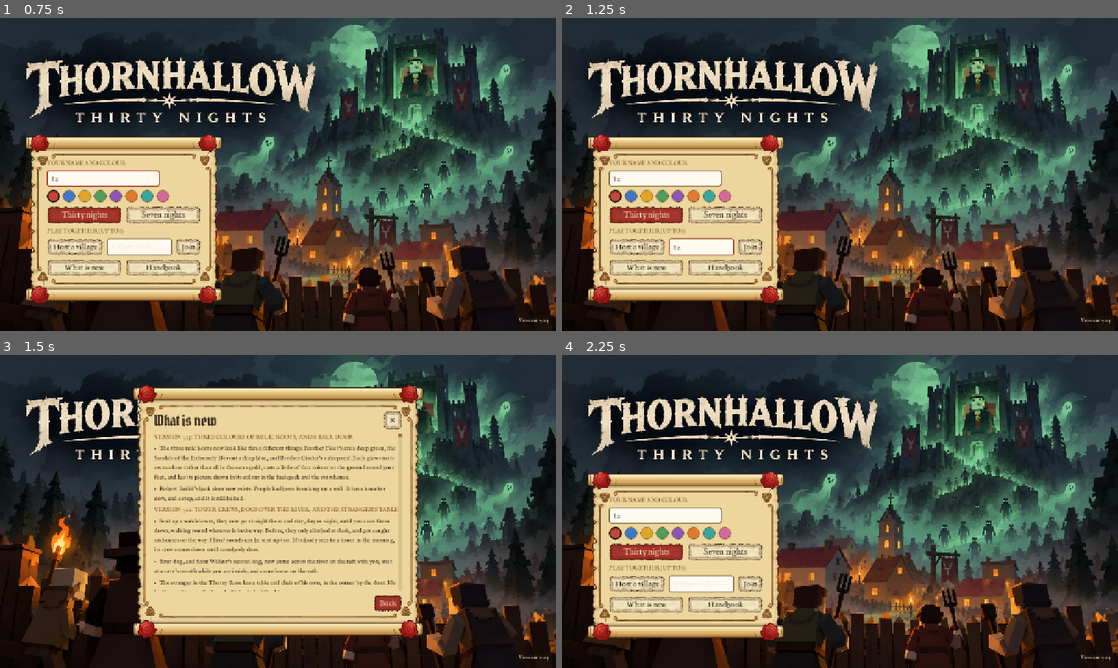
Above: before the commit, frames 1-4 (two rows, left to right).
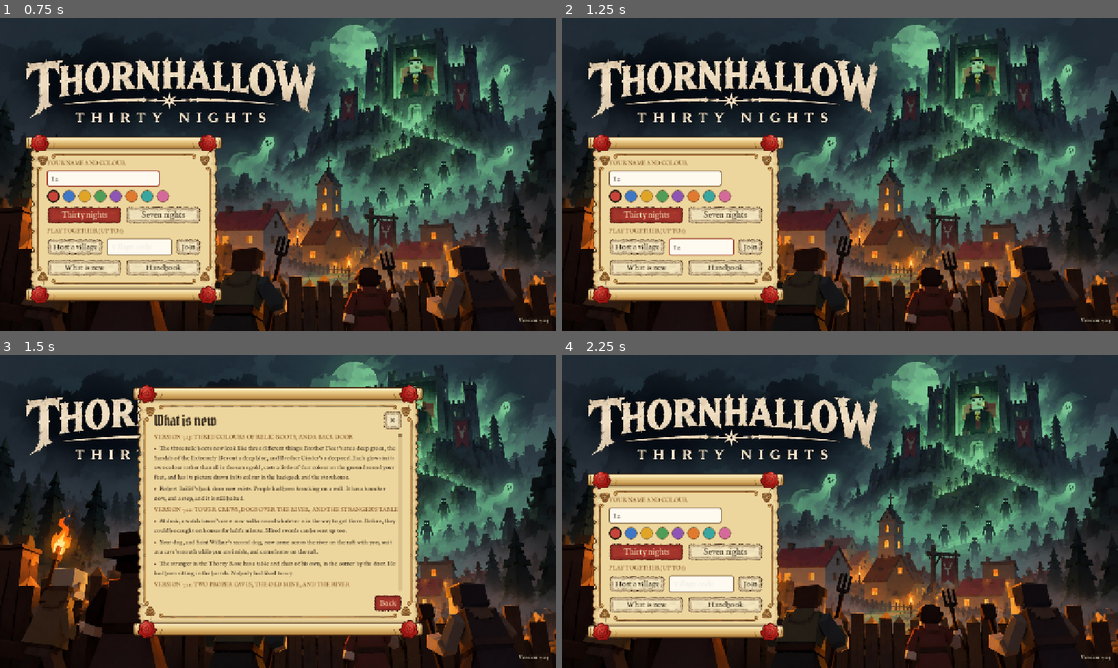
Above: after the commit, the same moments.

Repository: wijji551/Peasant
Game: Godot game, scene res://boot.tscn
Same seed, same stepped clock (60 frames per second), same inputs: the game is played once before the commit and once after it.
Inputs (mouse positions are in pixels of both pictures, inside the frame that each line leads up to):
- Up to frame 1 (0.75 s): click (105, 177) at 0.52 s; type "12" at 0.6 s
- Up to frame 2 (1.25 s): click (701, 246) at 0.75 s; type "12" at 0.83 s
- Up to frame 3 (1.5 s): click "What is new" at 1.25 s
- Up to frame 4 (2.25 s): click "✕" at 2 s

Frames 1-2 are identical in both runs. In frame 3, 2.7% of the frame differs, in the area x 27-72%, y 52-76%; in frame 4, nothing differs.

Commit message:
Towers: crews climb at dusk again, as before 7.22 (walking round obstacles and hired swords kept). Not yet released.
Co-Authored-By: Claude Opus 5.5 <noreply@anthropic.com>
Claude-Session: https://claude.ai/code/session_019dg2uksZJ9KpXppdt4Byah

Diff:
--- a/godot/scripts/rules/rules.gd
+++ b/godot/scripts/rules/rules.gd
@@ -4615,7 +4615,7 @@
 		if ps == null:
 			q.plat = 0
 			if q.state == "post": q.state = "follow"
-		elif not ps.kept or (phase == "day" and ps.k == "platform"):   # up a tower nobody has seen to today: with their leader. (Version 7.22: a tower's crew goes straight up when sent, day or night)
+		elif phase == "day" or not ps.kept:            # by day, or up a tower nobody has seen to: with their leader (version 7.24: as it was again)
 			if q.state == "post": q.state = "follow"
 		else:
 			q.roof = ps.re; q.tree = null
--- a/godot/scripts/ui/menus.gd
+++ b/godot/scripts/ui/menus.gd
@@ -25,7 +25,7 @@
 	["Merchants and hired help", ["On about six days of the month a merchant parks a cart by the market: the tinker (iron, …(864 unchanged characters)…
 	["The Holy Book", ["The Holy Book, the eleventh on the library shelf, makes you an apprentice priest: a peasant's vers …(1074 unchanged characters)…
 	["The moons", ["There are five in the month, always on the same nights. Night 9, the harvest moon: the dead mend, slow …(507 unchanged characters)…
-	["Watch towers and the side gates", ["The north wall stands …(498 unchanged characters)…  a tower at once, from anybody’s posse. Sent up, they go straight there and stay, day and night, until coaxed down; any of your posse can go, kit and all, and hired swords too. From up there they throw stones at anything within about fifteen paces, over the wall and all, and only archers can reach them (ten wood roofs it, which stops that). A tower wants seeing to every morning, 4 wood and 1 iron, or its crew comes down and goes back to whoever they follow until it is. The dead can break one, and you can ta …(387 unchanged characters)…
+	["Watch towers and the side gates", ["The north wall stands …(498 unchanged characters)…  a tower at once, from anybody’s posse. Any of your posse can go, kit and all, and hired swords too. By day they stay with you; from dusk they climb up and throw stones at anything within about fifteen paces, over the wall and all, and only archers can reach them (ten wood roofs it, which stops that). A tower wants seeing to every morning, 4 wood and 1 iron, or nobody will climb it that night. The dead can break one, and you can ta …(387 unchanged characters)…
 	["The nights of the bells", ["Three nights a month the priest and his congregation ring the chapel bells until dawn, t …(315 unchanged characters)…
 	["The month", ["Four weeks and seven bosses: the Steward on night 7, the Lord’s Chaplain on 11, the Coachman and his h …(2424 unchanged characters)…
 	["Looking around", ["The view starts from the south, with north up the screen, but you can swing it round your peasant …(432 unchanged characters)…
@@ -44,7 +44,7 @@
 		"Robert Bailiff’s back door now exists. People had been knocking on a wall. It has a knocker now, and a step, and it is still bolted.",
 	]],
 	["Version 7.22: tower crews, dogs over the river, and the stranger’s table", [
-		"Sent up a watch tower, they now go straight there and stay, day or night, until you coax them down, walking round whatever is in the way. Before, they only climbed at dusk, and got caught on houses on the way. Hired swords can be sent up too. If nobody sees to a tower in the morning, its crew comes down until somebody does.",
+		"At dusk, a watch tower’s crew now walks round whatever is in the way to get there. Before, they could be caught on houses for half a minute. Hired swords can be sent up too.",
 		"Your dog, and Saint Wilbur’s second dog, now come across the river on the raft with you, wait at a cave’s mouth while you are inside, and come home on the raft.",
 		"The stranger in the Thorny Rose has a table and chair of his own, in the corner by the door. He had been sitting in the barrels. Nobody had liked to say.",
 	]],
--- a/godot/tests/tower_test.gd
+++ b/godot/tests/tower_test.gd
@@ -90,11 +90,11 @@
 	R.do_act(f, "tup", 1)
 	ok("a hired sword can be sent up too", merc.plat == t1.id)
 	merc.plat = 0; R.peasants.erase(merc)
-	ok("they set off for it straight away, even by day (version 7.22)", mine.all(func(q): return q.state == "post" or q.state == "follow"))
+	ok("by day they carry on with their leader", mine.all(func(q): return q.state != "post"))
 	# ---------- at night
 	R.dusk_falls()
 	fast(8.0, func(): return not mine.all(func(q): return q.state == "post"))
-	ok("and climb up", mine.all(func(q): return q.state == "post" and R.in_box(q.x, q.z, 0.0, t1)), mine.map(func(q): return [q.state, snappedf(q.x, 0.1), snappedf(q.z, 0.1)]))
+	ok("at dusk they climb up", mine.all(func(q): return q.state == "post" and R.in_box(q.x, q.z, 0.0, t1)), mine.map(func(q): return [q.state, snappedf(q.x, 0.1), snappedf(q.z, 0.1)]))
 	var spots := {}
 	for q in mine: spots[Vector2(snappedf(q.x, 0.01), snappedf(q.z, 0.01))] = true
 	ok("each in their own place on it", spots.size() == mine.size(), spots.size())
